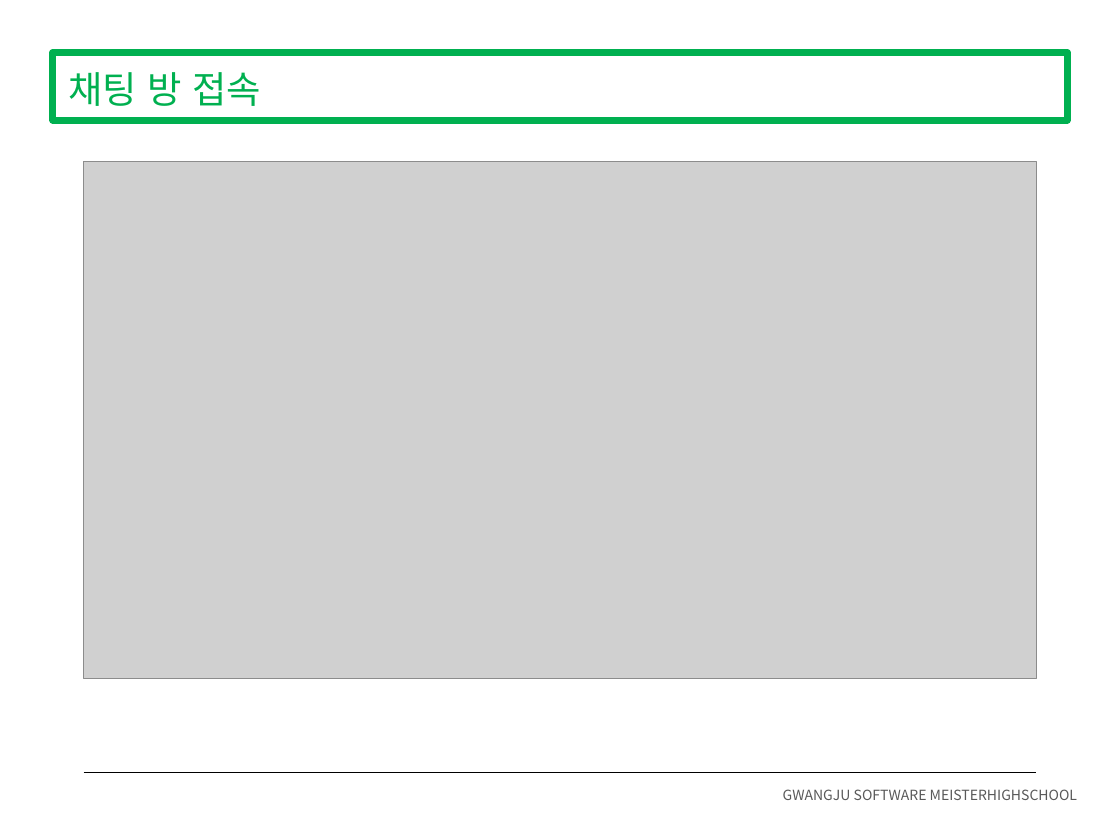
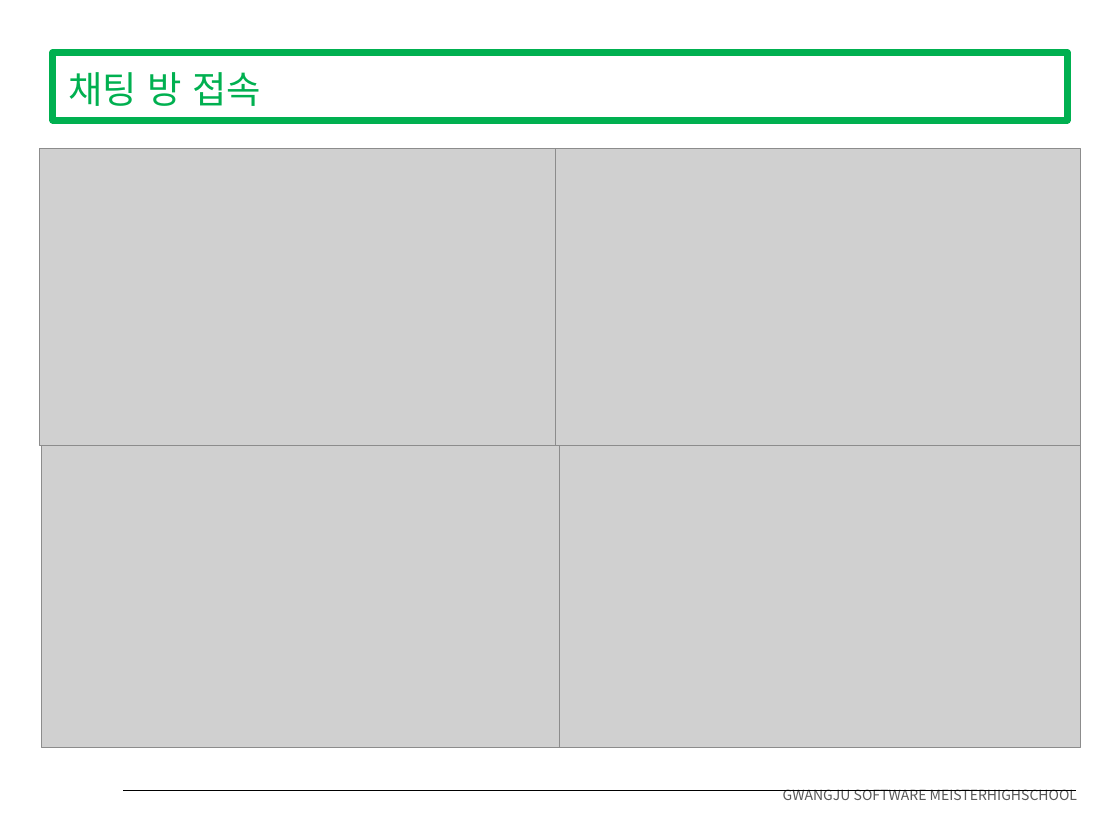
Before and after one commit to danial1021/linux_project, a slide deck: slide 13 of 수업 관리 프로그램(완성).pptx. Drawn at 1120x840 pixels with LibreOffice and Linux fonts; fonts in the diff are those of the drawing; grey boxes stand for pictures. Boxes give left, top, right and bottom in pixels: in the first picture for what was removed or moved away, otherwise in the second. Text is boxed around its words. In the diff, an @@ line names an element or a change of style, - is before the commit and + after.

```diff
--- a/수업 관리 프로그램(완성).pptx
+++ b/수업 관리 프로그램(완성).pptx
@@ picture removed at <box>84,161,1036,678</box> @@
@@ group added at <box>39,148,1081,748</box>: 4 pictures @@
@@ line moved from (84, 773) - (1036, 773) to (123, 790) - (1076, 790) @@
```
Also in this commit, not shown: 5 other slides changed.
